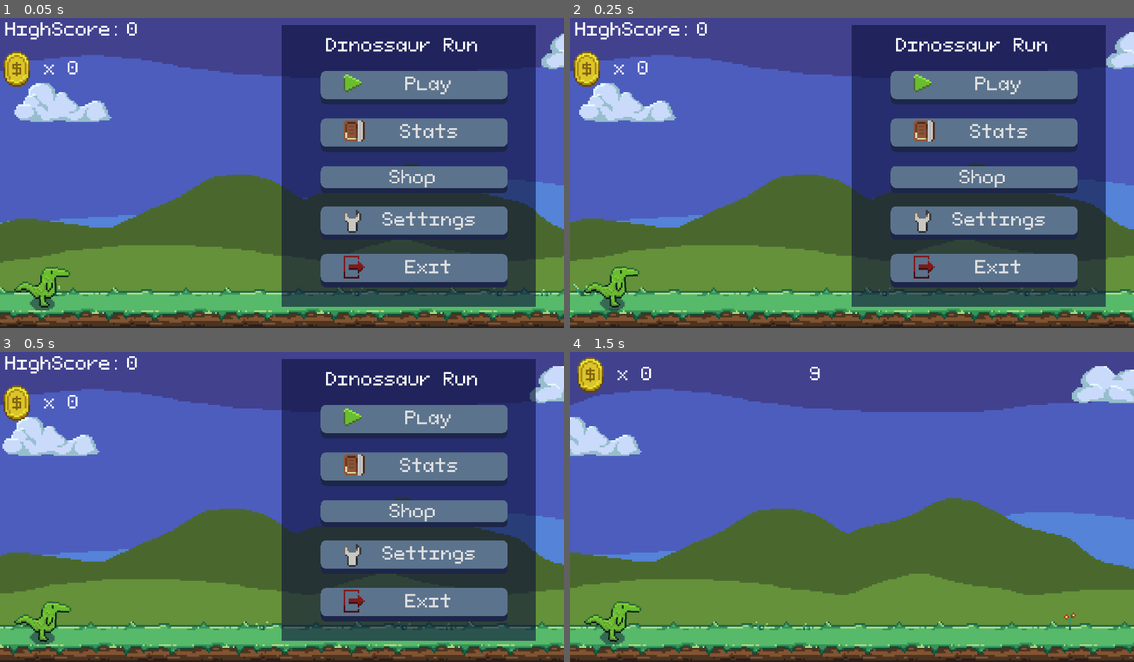
Above: before the commit, frames 1-4 (two rows, left to right).
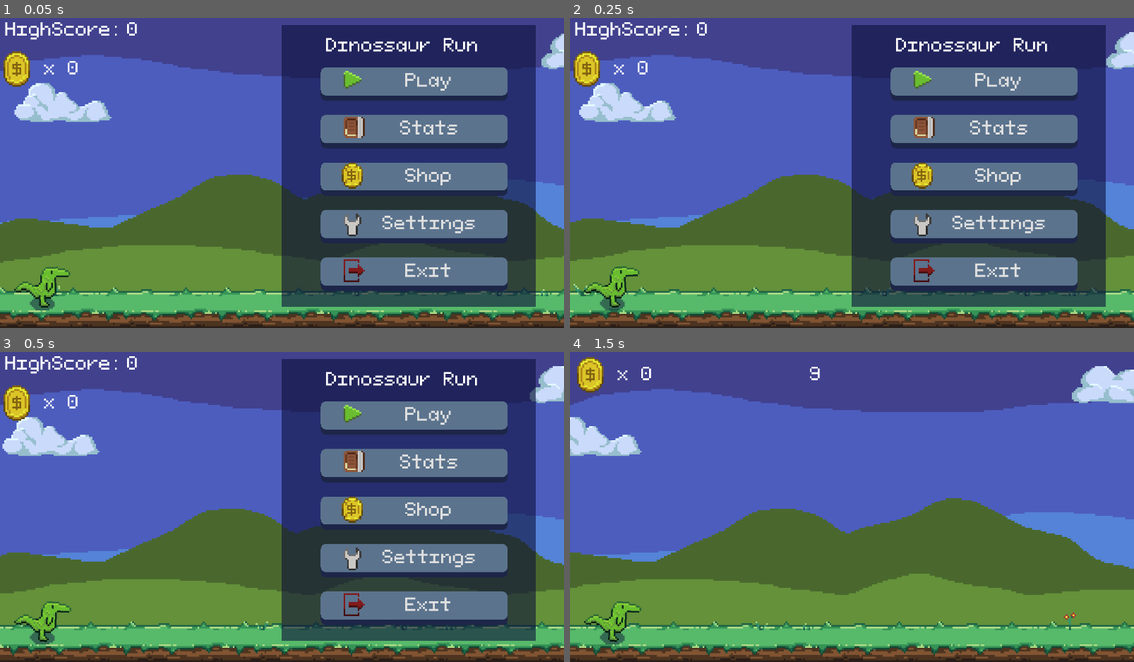
Above: after the commit, the same moments.

Repository: zMenta/DinosaurRun
Game: Godot game, scene res://main/Main.tscn
Same seed, same stepped clock (60 frames per second), same inputs: the game is played once before the commit and once after it.
Inputs:
- Up to frame 1 (0.05 s): no input
- Up to frame 2 (0.25 s): no input
- Up to frame 3 (0.5 s): no input
- Up to frame 4 (1.5 s): click "Play" at 0.5 s

The runs differ from the first frame. In frame 1, 6.7% of the frame differs, in the area x 56-90%, y 15-89%; in frame 2, 6.7%; in frame 3, 6.7%; in frame 4, nothing differs.

Commit message:
implemented shop button icon

Diff:
--- a/DinosaurRun/scenes/interface/menu_main/MenuMain.tscn
+++ b/DinosaurRun/scenes/interface/menu_main/MenuMain.tscn
@@ -15,6 +15,11 @@
 [sub_resource type="AtlasTexture" id=1]
 atlas = ExtResource( 1 )
 region = Rect2( 32, 0, 16, 16 )
+
+[sub_resource type="AtlasTexture" id=5]
+resource_local_to_scene = true
+atlas = ExtResource( 1 )
+region = Rect2( 96, 0, 16, 16 )
 
 [sub_resource type="AtlasTexture" id=2]
 atlas = ExtResource( 1 )
@@ -67,14 +72,14 @@
 custom_constants/separation = 8
 
 [node name="ButtonPlay" parent="ColorRect/VBoxContainer" index="0" instance=ExtResource( 5 )]
-margin_top = 1.0
-margin_bottom = 20.0
+margin_top = 0.0
+margin_bottom = 19.0
 icon = SubResource( 4 )
 
 [node name="ButtonStats" type="Button" parent="ColorRect/VBoxContainer" index="1"]
-margin_top = 28.0
+margin_top = 27.0
 margin_right = 86.0
-margin_bottom = 47.0
+margin_bottom = 46.0
 focus_mode = 0
 theme = ExtResource( 3 )
 enabled_focus_mode = 0
@@ -82,15 +87,15 @@
 icon = SubResource( 1 )
 
 [node name="ButtonShop" parent="ColorRect/VBoxContainer" index="2" instance=ExtResource( 5 )]
-margin_top = 55.0
-margin_bottom = 71.0
+margin_top = 54.0
+margin_bottom = 73.0
 text = "Shop"
-icon = null
+icon = SubResource( 5 )
 
 [node name="ButtonSettings" type="Button" parent="ColorRect/VBoxContainer" index="3"]
-margin_top = 79.0
+margin_top = 81.0
 margin_right = 86.0
-margin_bottom = 98.0
+margin_bottom = 100.0
 focus_mode = 0
 theme = ExtResource( 3 )
 enabled_focus_mode = 0
@@ -98,9 +103,9 @@
 icon = SubResource( 2 )
 
 [node name="ButtonExit" type="Button" parent="ColorRect/VBoxContainer" index="4"]
-margin_top = 106.0
+margin_top = 108.0
 margin_right = 86.0
-margin_bottom = 125.0
+margin_bottom = 127.0
 focus_mode = 0
 theme = ExtResource( 3 )
 enabled_focus_mode = 0
Not shown: 1 places in DinosaurRun/scenes/interface/menu_main/MenuMain.tscn that only renumber resources
